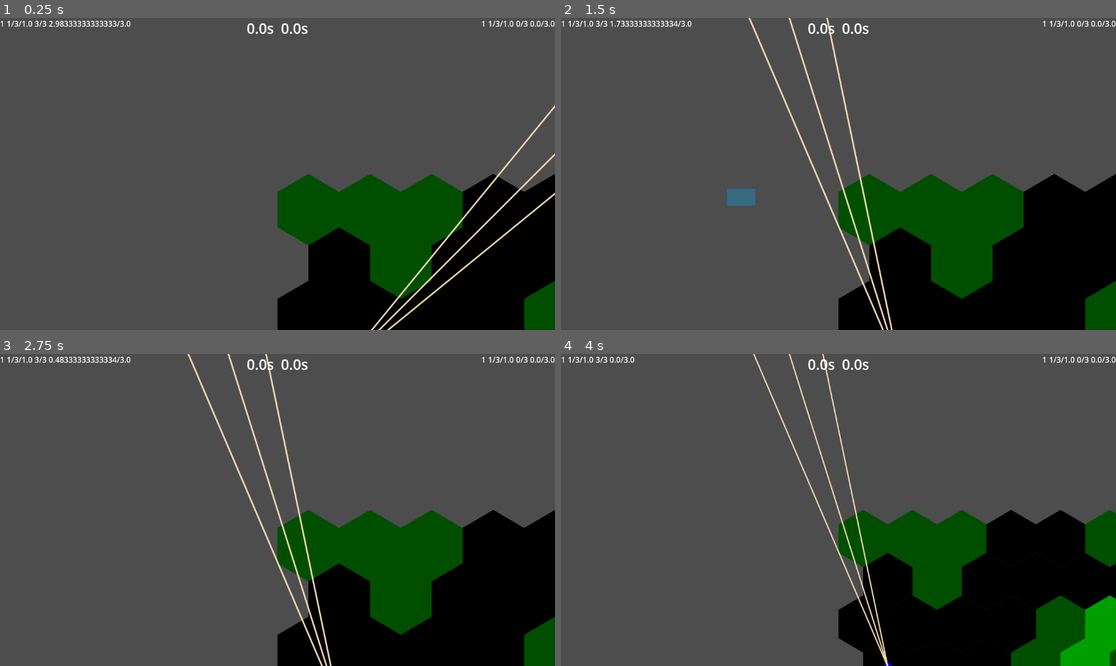
Above: before the commit, frames 1-4 (two rows, left to right).
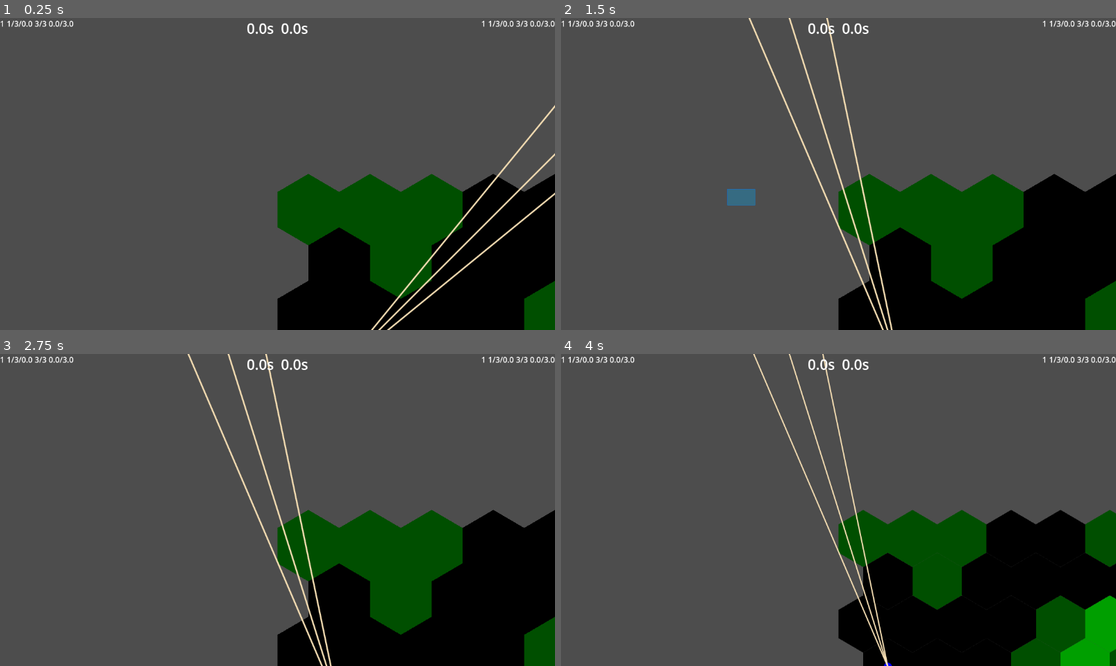
Above: after the commit, the same moments.

Repository: bendo-afk/rts2
Game: Godot game, scene res://scenes/battle.tscn
The game is run twice, just before and just after one commit, with the same random seed, the same clock (stepped at 60 frames per second) and the same inputs.
Inputs (mouse positions are in pixels of both pictures, inside the frame that each line leads up to):
- Up to frame 1 (0.25 s): no input
- Up to frame 2 (1.5 s): move the mouse to (960, 158) at 0.52 s; hold T (test) 0.53-1.25 s; click (960, 158) at 0.67 s; drag from (727, 189) to (810, 236) at 1.27 s
- Up to frame 3 (2.75 s): move the mouse to (333, 441) at 2.02 s; hold T (test) from 2.03 s (still down); click (333, 441) at 2.17 s
- Up to frame 4 (4 s): release T (test) at 2.75 s; tap Enter at 2.75 s; drag from (810, 572) to (672, 463) at 2.77 s; move the mouse to (1005, 556) at 3.52 s; hold Mouse wheel down (zoom_out) from 3.53 s (still down); click (1005, 556) at 3.67 s; tap T (test) at 3.8 s

The runs differ from the first frame. In frame 1, 0.2% of the frame differs, in the area x 3-94%, y 0-3%; in frame 2, 0.2%; in frame 3, 0.2%; in frame 4, less than 0.1%.

Commit message:
fixed unit freeing process

Diff:
--- a/scripts/hp.gd
+++ b/scripts/hp.gd
@@ -13,4 +13,5 @@
 	hp -= damage
 	hp_changed.emit(hp, max_hp)
 	if hp <= 0:
-		died.emit(get_parent())
+		get_parent().queue_free()
+		#died.emit(get_parent())
--- a/scripts/in_ui.gd
+++ b/scripts/in_ui.gd
@@ -42,3 +42,9 @@
 			if u.team != team:
 				in_hp.visible = false
 			unit_to_ui[u] = in_hp
+			u.tree_exiting.connect(remove_unit.bind(u))
+
+
+func remove_unit(u: Unit) -> void:
+	unit_to_ui[u].queue_free()
+	unit_to_ui.erase(u)
--- a/scripts/vision_system.gd
+++ b/scripts/vision_system.gd
@@ -193,8 +193,8 @@
 		return CustomEnums.VisibleState.VISIBLE
 
 
-	var tile1 := map.local_to_map(from_pos)
-	var tile2 := map.local_to_map(to_pos)
+	var tile1 := from_tile
+	var tile2 := to_tile
 	var height1 := unit_height1 + map.get_cell_source_id(tile1)
 	var height2 := unit_height2 + map.get_cell_source_id(tile2)
 	var slope := (height2 - height1) / calc_dist(tile1, tile2)
@@ -207,7 +207,7 @@
 
 
 
-	for i in range(100):
+	for i in range(1000):
 		if tiles.cur1 == to_tile or tiles.cur2 == to_tile:
 			break
 		# next1 は必ず評価
--- a/scripts/world.gd
+++ b/scripts/world.gd
@@ -40,6 +40,12 @@
 	score_system.physics(delta)
 	vision_system.physics()
 	shoot_system.physics()
+	#for u in units:
+		#if u.hp_comp.hp <= 0:
+			#units.erase(u)
+			#world_ui.ui_canvas.in_ui.remove_unit(u)
+			#
+			#u.queue_free()
 
 
 func setup_ui() -> void:
@@ -58,8 +64,8 @@
 		add_child(unit)
 		unit.height_request.connect(height_system.try_start)
 		unit.team = teams.ally
-		unit.setup(3, 3, 1, 1, map.map_to_local(Vector2i(0,3)))
-		unit.hp_comp.died.connect(remove_unit)
+		unit.setup(3, 3, 1, 0, map.map_to_local(Vector2i(0,3)))
+		unit.tree_exiting.connect(remove_unit.bind(unit))
 		units.append(unit)
 
 	if true:
@@ -67,11 +73,11 @@
 		add_child(unit)
 		unit.height_request.connect(height_system.try_start)
 		unit.team = teams.enemy
-		unit.setup(3, 3, 1, 1, map.map_to_local(Vector2i(3,0)))
-		unit.hp_comp.died.connect(remove_unit)
+		unit.setup(3, 3, 1, 0, map.map_to_local(Vector2i(3,0)))
+		unit.tree_exiting.connect(remove_unit.bind(unit))
 		units.append(unit)
 
 
 func remove_unit(u: Unit) -> void:
-	u.queue_free()
 	units.erase(u)
+	#world_ui.ui_canvas.in_ui.remove_unit(u)
